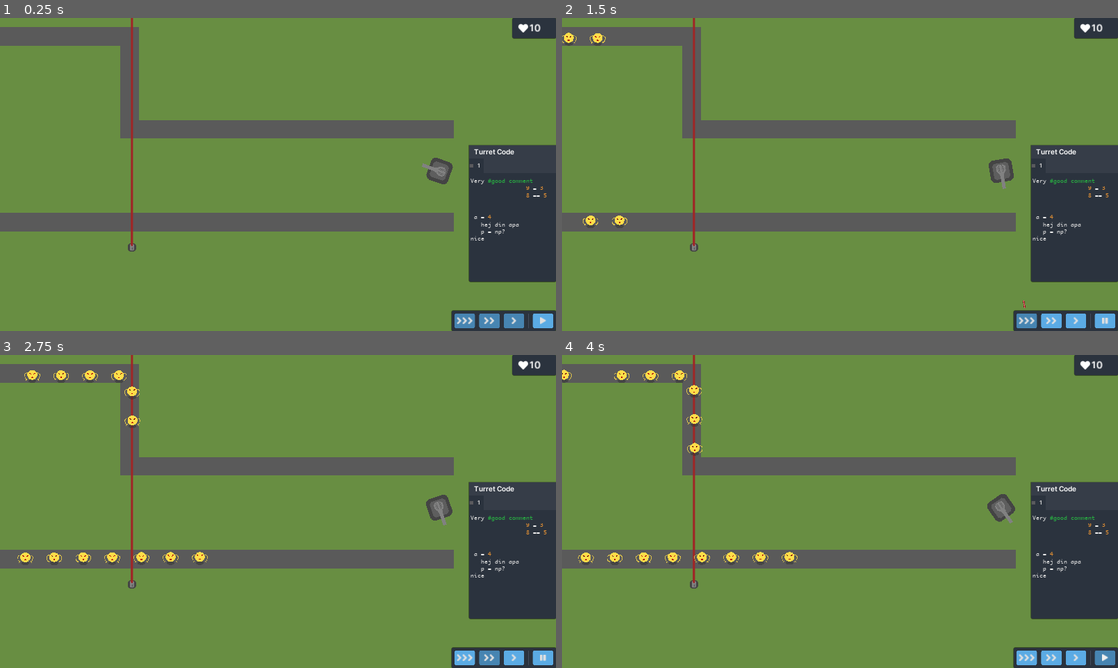
Above: before the commit, frames 1-4 (two rows, left to right).
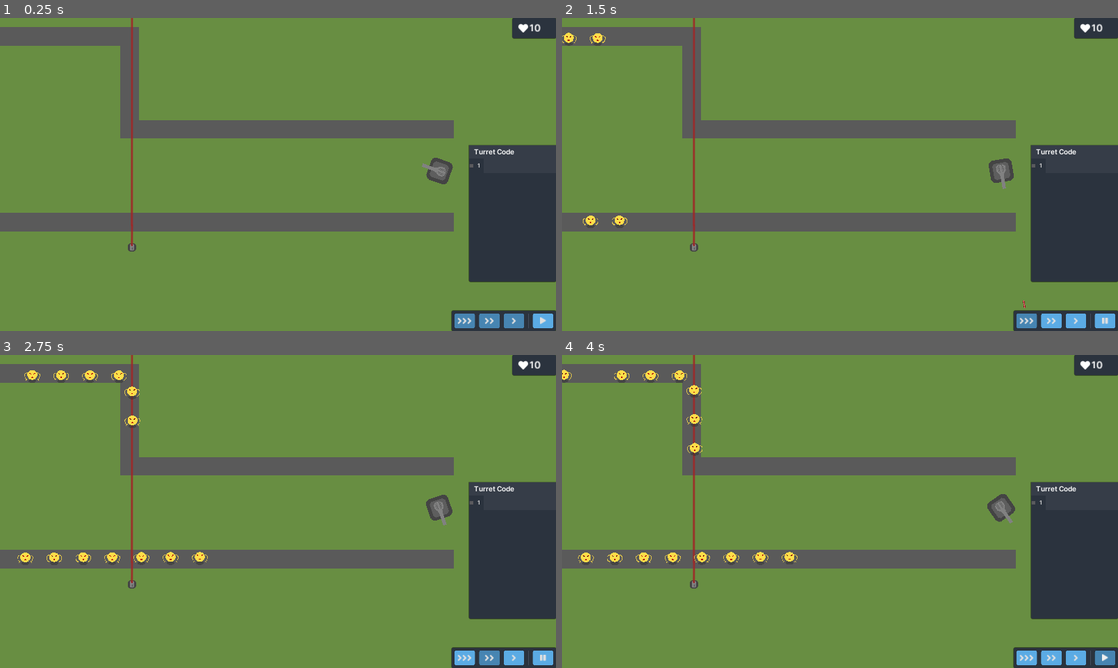
Above: after the commit, the same moments.

Repository: Latiang/tower-defense-godot
Game: Godot game, scene res://objects/Main.tscn
The game is run twice, just before and just after one commit, with the same random seed, the same clock (stepped at 60 frames per second) and the same inputs.
Inputs:
- Up to frame 1 (0.25 s): no input
- Up to frame 2 (1.5 s): click "" at 0.5 s; click "" at 1.25 s
- Up to frame 3 (2.75 s): click "" at 2 s
- Up to frame 4 (4 s): click "" at 2.75 s; click "" at 3.5 s

The runs differ from the first frame. In frame 1, 0.2% of the frame differs, in the area x 23-99%, y 51-98%; in frame 2, 0.2%; in frame 3, 0.2%; in frame 4, 0.2%.

Commit message:
Add save functionality to levels and an autosave system. Also starts work on the main menu

Diff:
--- a/src/assets/GUITheme.tres
+++ b/src/assets/GUITheme.tres
@@ -10,13 +10,21 @@
 corner_radius_bottom_left = 6
 
 [sub_resource type="StyleBoxFlat" id=2]
+bg_color = Color( 0.28, 0.525, 0.7, 1 )
+corner_radius_top_left = 6
+corner_radius_top_right = 6
+corner_radius_bottom_right = 6
+corner_radius_bottom_left = 6
+shadow_size = 2
+
+[sub_resource type="StyleBoxFlat" id=3]
 bg_color = Color( 0.360784, 0.67451, 0.898039, 1 )
 corner_radius_top_left = 6
 corner_radius_top_right = 6
 corner_radius_bottom_right = 6
 corner_radius_bottom_left = 6
 
-[sub_resource type="StyleBoxFlat" id=3]
+[sub_resource type="StyleBoxFlat" id=4]
 bg_color = Color( 0.172549, 0.203922, 0.247059, 1 )
 corner_radius_top_left = 6
 corner_radius_top_right = 6
@@ -46,10 +54,10 @@
 Button/fonts/font = null
 Button/styles/disabled = SubResource( 1 )
 Button/styles/focus = null
-Button/styles/hover = SubResource( 1 )
-Button/styles/normal = SubResource( 2 )
+Button/styles/hover = SubResource( 2 )
+Button/styles/normal = SubResource( 3 )
 Button/styles/pressed = SubResource( 1 )
-Panel/styles/panel = SubResource( 3 )
-PanelContainer/styles/panel = SubResource( 3 )
+Panel/styles/panel = SubResource( 4 )
+PanelContainer/styles/panel = SubResource( 4 )
 VSeparator/constants/separation = 4
-VSeparator/styles/separator = SubResource( 4 )
+VSeparator/styles/separator = SubResource( 5 )
--- a/src/objects/BaseLevel.gd
+++ b/src/objects/BaseLevel.gd
@@ -82,3 +82,10 @@
 				no_enemies_left = (no_enemies_left && len(child.get_children()) == 1)
 		if no_enemies_left:
 			end_wave()
+
+func count_turrets():
+	var count = 0
+	for child in self.get_children():
+		if child.is_in_group("Turret"):
+			count += 1
+	return count
--- a/src/objects/CodeWindow.gd
+++ b/src/objects/CodeWindow.gd
@@ -33,8 +33,10 @@
 		turrets[current_turret_index].update_source($VBoxContainer/MarginContainer/CodeEditor.text)
 
 # Open a code window for this turret, caused by pressing a turret
-func open_code_window(id):
-	save_code_to_turret()
+func open_code_window(id, save_current_open=true):
+	if save_current_open:
+		save_code_to_turret()
+	#print("Code source: ",turrets[id].get_code_source())
 	$VBoxContainer/MarginContainer/CodeEditor.text = turrets[id].get_code_source()
 	current_turret_index = id
 	set_button_highlighting(id)
--- a/src/objects/GUI.tscn
+++ b/src/objects/GUI.tscn
@@ -9,7 +9,7 @@
 [ext_resource path="res://objects/PopupDialogTwoChoices.tscn" type="PackedScene" id=7]
 
 [sub_resource type="DynamicFont" id=1]
-size = 40
+size = 35
 use_filter = true
 font_data = ExtResource( 4 )
 
--- /dev/null
+++ b/src/objects/LevelManager.gd
@@ -0,0 +1,74 @@
+extends Node
+
+var current_level = false
+var current_level_index = 0
+
+export var health = 10
+
+var save_state = load("res://objects/SaveStateClass.gd").new()
+var level_list = ["TestLevel1", "TestLevel2"]
+
+func _ready():
+	$AutoSaveTimer.start()
+	load_level(0)
+
+func _on_AutoSaveTimer_timeout():
+	$GUI/CodeWindow.save_code_to_turret()
+	save_state.save_level_data(current_level, current_level_index, 2)
+	save_state.save_to_file()
+	print("Autosaving level")
+
+# Handle input for debugging purposes
+var level_toggle = false
+func _input(event):
+	var just_pressed = event.is_pressed() and not event.is_echo()
+	if Input.is_key_pressed(KEY_F1) and just_pressed:
+		# Switch between levels with F1
+		_on_GUI_next_level()
+
+# Load a level by name. Connects the required signals and so on
+func load_level(level_index):
+	health = 10
+	current_level_index = level_index
+	var level_name = level_list[level_index]
+	$GUI.reset()
+	$GUI.update_health(health)
+	print("Loading level: %s" % level_name)
+	if current_level:
+		current_level.close()
+	current_level = load("res://levels/%s.tscn" % level_name).instance()
+	add_child(current_level)
+	# Connect the signals needed
+	current_level.connect("open_code_window", self, "_on_Level_open_code_window")
+	current_level.connect("level_complete", self, "_on_Level_level_complete")
+	# Load turret code and such from file
+	save_state.load_level_data(current_level, current_level_index)
+	$GUI/CodeWindow.open_code_window(0, false)
+
+# Start a level wave (start button pressed)
+func _on_GUI_start_wave():
+	if !current_level.wave_started:
+		current_level.start_wave()
+
+# Open a code window for a specific turret, send to GUI
+func _on_Level_open_code_window(turret_id):
+	$GUI/CodeWindow.open_code_window(turret_id)
+
+func _on_Level_level_complete():
+	$GUI.level_won()
+
+func _on_GUI_update_time_scale(new_time_scale):
+	current_level.set_time_scale(new_time_scale)
+
+func _on_Level_base_damage(damage):
+	health -= damage
+	$GUI.update_health(health)
+	if (health <= 0): # Level lost
+		current_level.set_time_scale(0.0001)
+		$GUI.level_lost()
+
+func _on_GUI_restart_level():
+	load_level(current_level_index)
+
+func _on_GUI_next_level():
+	load_level((current_level_index + 1) % len(level_list))
--- /dev/null
+++ b/src/objects/LevelSelectNode.gd
@@ -0,0 +1,38 @@
+tool
+extends PanelContainer
+
+signal pressed()
+
+export var level_number = 1
+export var level_name = ""
+export var level_scene_name = ""
+
+var locked = false
+
+# Called when the node enters the scene tree for the first time.
+func _ready():
+	lock()
+
+func update_children_properties():
+	$HBoxContainer/LevelNumberLabel.text = level_number
+	$HBoxContainer/LevelNameLabel.text = level_number
+
+
+func _on_LevelSelectNode_gui_input(event):
+	if event is InputEventMouseButton and event.pressed and event.button_index == BUTTON_LEFT and !locked:
+		emit_signal("pressed")
+
+func unlock():
+	$HBoxContainer/MarginContainer3/LevelIcon.text = ""
+	locked = false
+	$GreyOutRect.visible = false
+
+func lock():
+	$HBoxContainer/MarginContainer3/LevelIcon.text = ""
+	locked = true
+	$GreyOutRect.visible = true
+
+func completed():
+	$HBoxContainer/MarginContainer3/LevelIcon.text = ""
+	locked = false
+	$GreyOutRect.visible = false
--- /dev/null
+++ b/src/objects/LevelSelectNode.tscn
@@ -0,0 +1,138 @@
+[gd_scene load_steps=13 format=2]
+
+[ext_resource path="res://objects/LevelSelectNode.gd" type="Script" id=1]
+[ext_resource path="res://assets/fonts/Inter-Medium-slnt=0.ttf" type="DynamicFontData" id=2]
+[ext_resource path="res://assets/fonts/fa-solid-900.ttf" type="DynamicFontData" id=3]
+
+[sub_resource type="StyleBoxEmpty" id=1]
+
+[sub_resource type="StyleBoxEmpty" id=2]
+
+[sub_resource type="StyleBoxEmpty" id=3]
+
+[sub_resource type="StyleBoxEmpty" id=4]
+
+[sub_resource type="StyleBoxEmpty" id=5]
+
+[sub_resource type="StyleBoxFlat" id=9]
+bg_color = Color( 0.215686, 0.243137, 0.286275, 1 )
+corner_radius_top_left = 8
+corner_radius_top_right = 8
+corner_radius_bottom_right = 8
+corner_radius_bottom_left = 8
+shadow_size = 3
+anti_aliasing = false
+
+[sub_resource type="DynamicFont" id=6]
+size = 35
+use_filter = true
+font_data = ExtResource( 2 )
+
+[sub_resource type="Theme" id=7]
+default_font = SubResource( 6 )
+Button/colors/font_color = Color( 0.88, 0.88, 0.88, 1 )
+Button/colors/font_color_disabled = Color( 0.9, 0.9, 0.9, 0.2 )
+Button/colors/font_color_hover = Color( 0.94, 0.94, 0.94, 1 )
+Button/colors/font_color_pressed = Color( 1, 1, 1, 1 )
+Button/constants/hseparation = 2
+Button/fonts/font = null
+Button/styles/disabled = SubResource( 1 )
+Button/styles/focus = SubResource( 2 )
+Button/styles/hover = SubResource( 3 )
+Button/styles/normal = SubResource( 4 )
+Button/styles/pressed = SubResource( 5 )
+PanelContainer/styles/panel = SubResource( 9 )
+
+[sub_resource type="DynamicFont" id=8]
+size = 25
+use_filter = true
+font_data = ExtResource( 3 )
+
+[node name="LevelSelectNode" type="PanelContainer"]
+margin_right = 700.0
+margin_bottom = 60.0
+theme = SubResource( 7 )
+script = ExtResource( 1 )
+__meta__ = {
+"_edit_use_anchors_": false
+}
+
+[node name="HBoxContainer" type="HBoxContainer" parent="."]
+margin_right = 700.0
+margin_bottom = 60.0
+__meta__ = {
+"_edit_use_anchors_": false
+}
+
+[node name="MarginContainer3" type="MarginContainer" parent="HBoxContainer"]
+margin_right = 45.0
+margin_bottom = 60.0
+custom_constants/margin_left = 15
+
+[node name="LevelIcon" type="Label" parent="HBoxContainer/MarginContainer3"]
+margin_left = 15.0
+margin_top = 17.0
+margin_right = 45.0
+margin_bottom = 43.0
+rect_min_size = Vector2( 30, 0 )
+custom_fonts/font = SubResource( 8 )
+text = ""
+align = 1
+valign = 1
+
+[node name="MarginContainer" type="MarginContainer" parent="HBoxContainer"]
+margin_left = 49.0
+margin_right = 191.0
+margin_bottom = 60.0
+custom_constants/margin_right = 15
+custom_constants/margin_left = 10
+
+[node name="LevelNumberLabel" type="Label" parent="HBoxContainer/MarginContainer"]
+margin_left = 10.0
+margin_top = 8.0
+margin_right = 127.0
+margin_bottom = 51.0
+text = "Level 1"
+
+[node name="MarginContainer4" type="MarginContainer" parent="HBoxContainer"]
+margin_left = 195.0
+margin_right = 199.0
+margin_bottom = 60.0
+custom_constants/margin_top = 5
+custom_constants/margin_bottom = 5
+
+[node name="VSeparator" type="VSeparator" parent="HBoxContainer/MarginContainer4"]
+margin_top = 5.0
+margin_right = 4.0
+margin_bottom = 55.0
+__meta__ = {
+"_edit_use_anchors_": false
+}
+
+[node name="MarginContainer2" type="MarginContainer" parent="HBoxContainer"]
+margin_left = 203.0
+margin_right = 540.0
+margin_bottom = 60.0
+custom_constants/margin_right = 15
+custom_constants/margin_left = 15
+
+[node name="LevelNameLabel" type="Label" parent="HBoxContainer/MarginContainer2"]
+margin_left = 15.0
+margin_top = 8.0
+margin_right = 322.0
+margin_bottom = 51.0
+text = "Back to the basics"
+
+[node name="LevelPreviewTexture" type="TextureRect" parent="HBoxContainer"]
+margin_left = 544.0
+margin_right = 544.0
+margin_bottom = 60.0
+
+[node name="GreyOutRect" type="ColorRect" parent="."]
+visible = false
+margin_right = 700.0
+margin_bottom = 60.0
+size_flags_horizontal = 3
+size_flags_vertical = 3
+color = Color( 0, 0, 0, 0.2 )
+[connection signal="gui_input" from="." to="." method="_on_LevelSelectNode_gui_input"]
--- /dev/null
+++ b/src/objects/LevelSelectionMenu.gd
@@ -0,0 +1,14 @@
+extends Node
+
+
+# Declare member variables here. Examples:
+# var a = 2
+# var b = "text"
+
+var save_state = {"levels": ["name", status, ["turret1_code", "turret2_code"]]}
+
+# Called when the node enters the scene tree for the first time.
+func _ready():
+	pass # Replace with function body.
+
+func populate_level_buttons(save_state):
--- a/src/objects/Main.gd
+++ b/src/objects/Main.gd
@@ -1,66 +1 @@
 extends Node
-
-var current_level = false
-var current_level_name = ""
-
-var health = 10
-
-func _ready():
-	load_level("TestLevel1")
-
-# Handle input for debugging purposes
-var level_toggle = false
-func _input(event):
-	var just_pressed = event.is_pressed() and not event.is_echo()
-	if Input.is_key_pressed(KEY_F1) and just_pressed:
-		# Switch between two levels on 'C'
-		level_toggle = !level_toggle
-		if level_toggle:
-			load_level("TestLevel2")
-		else:
-			load_level("TestLevel1")
-
-# Load a level by name. Connects the required signals and so on
-func load_level(level_name):
-	health = 10
-	current_level_name = level_name
-	print(current_level_name)
-	$GUI.reset()
-	$GUI.update_health(health)
-	print("Loading level: %s" % level_name)
-	if current_level:
-		current_level.close()
-	current_level = load("res://levels/%s.tscn" % level_name).instance()
-	add_child(current_level)
-	# Connect the signals needed
-	current_level.connect("open_code_window", self, "_on_Level_open_code_window")
-	current_level.connect("level_complete", self, "_on_Level_level_complete")
-	$GUI/CodeWindow.open_code_window(0)
-
-# Start a level wave (start button pressed)
-func _on_GUI_start_wave():
-	if !current_level.wave_started:
-		current_level.start_wave()
-
-# Open a code window for a specific turret, send to GUI
-func _on_Level_open_code_window(turret_id):
-	$GUI/CodeWindow.open_code_window(turret_id)
-
-func _on_Level_level_complete():
-	$GUI.level_won()
-
-func _on_GUI_update_time_scale(new_time_scale):
-	current_level.set_time_scale(new_time_scale)
-
-func _on_Level_base_damage(damage):
-	health -= damage
-	$GUI.update_health(health)
-	if (health <= 0): # Level lost
-		current_level.set_time_scale(0.0001)
-		$GUI.level_lost()
-
-func _on_GUI_restart_level():
-	load_level(current_level_name)
-
-func _on_GUI_next_level():
-	pass
--- a/src/objects/Main.tscn
+++ b/src/objects/Main.tscn
@@ -1,13 +1,21 @@
-[gd_scene load_steps=3 format=2]
+[gd_scene load_steps=4 format=2]
 
 [ext_resource path="res://objects/GUI.tscn" type="PackedScene" id=1]
+[ext_resource path="res://objects/LevelManager.gd" type="Script" id=2]
 [ext_resource path="res://objects/Main.gd" type="Script" id=3]
 
-[node name="LevelManager" type="Node"]
+[node name="Main" type="Node"]
 script = ExtResource( 3 )
 
-[node name="GUI" parent="." instance=ExtResource( 1 )]
-[connection signal="next_level" from="GUI" to="." method="_on_GUI_next_level"]
-[connection signal="restart_level" from="GUI" to="." method="_on_GUI_restart_level"]
-[connection signal="start_wave" from="GUI" to="." method="_on_GUI_start_wave"]
-[connection signal="update_time_scale" from="GUI" to="." method="_on_GUI_update_time_scale"]
+[node name="LevelManager" type="Node" parent="."]
+script = ExtResource( 2 )
+
+[node name="GUI" parent="LevelManager" instance=ExtResource( 1 )]
+
+[node name="AutoSaveTimer" type="Timer" parent="LevelManager"]
+wait_time = 10.0
+[connection signal="next_level" from="LevelManager/GUI" to="LevelManager" method="_on_GUI_next_level"]
+[connection signal="restart_level" from="LevelManager/GUI" to="LevelManager" method="_on_GUI_restart_level"]
+[connection signal="start_wave" from="LevelManager/GUI" to="LevelManager" method="_on_GUI_start_wave"]
+[connection signal="update_time_scale" from="LevelManager/GUI" to="LevelManager" method="_on_GUI_update_time_scale"]
+[connection signal="timeout" from="LevelManager/AutoSaveTimer" to="LevelManager" method="_on_AutoSaveTimer_timeout"]
--- /dev/null
+++ b/src/objects/MainMenu.gd
@@ -0,0 +1,28 @@
+extends CanvasLayer
+
+
+# Declare member variables here. Examples:
+# var a = 2
+# var b = "text"
+
+
+# Called when the node enters the scene tree for the first time.
+func _ready():
+	pass # Replace with function body.
+
+
+# Called every frame. 'delta' is the elapsed time since the previous frame.
+#func _process(delta):
+#	pass
+
+# Open level selection menu
+func _on_PlayButton_pressed():
+	pass # Replace with function body.
+
+
+func _on_SettingsButton_pressed():
+	pass # Replace with function body.
+
+# Exit game
+func _on_ExitButton_pressed():
+	get_tree().quit()
--- /dev/null
+++ b/src/objects/MainMenu.tscn
@@ -0,0 +1,124 @@
+[gd_scene load_steps=12 format=2]
+
+[ext_resource path="res://assets/fonts/Inter-Medium-slnt=0.ttf" type="DynamicFontData" id=1]
+[ext_resource path="res://objects/MainMenu.gd" type="Script" id=2]
+[ext_resource path="res://objects/LevelSelectionMenu.gd" type="Script" id=3]
+
+[sub_resource type="DynamicFont" id=8]
+size = 100
+use_filter = true
+font_data = ExtResource( 1 )
+
+[sub_resource type="StyleBoxEmpty" id=1]
+
+[sub_resource type="StyleBoxEmpty" id=2]
+
+[sub_resource type="StyleBoxEmpty" id=3]
+
+[sub_resource type="StyleBoxEmpty" id=4]
+
+[sub_resource type="StyleBoxEmpty" id=5]
+
+[sub_resource type="DynamicFont" id=6]
+size = 35
+use_filter = true
+font_data = ExtResource( 1 )
+
+[sub_resource type="Theme" id=7]
+default_font = SubResource( 6 )
+Button/colors/font_color = Color( 0.88, 0.88, 0.88, 1 )
+Button/colors/font_color_disabled = Color( 0.9, 0.9, 0.9, 0.2 )
+Button/colors/font_color_hover = Color( 0.94, 0.94, 0.94, 1 )
+Button/colors/font_color_pressed = Color( 1, 1, 1, 1 )
+Button/constants/hseparation = 2
+Button/fonts/font = null
+Button/styles/disabled = SubResource( 1 )
+Button/styles/focus = SubResource( 2 )
+Button/styles/hover = SubResource( 3 )
+Button/styles/normal = SubResource( 4 )
+Button/styles/pressed = SubResource( 5 )
+
+[node name="MainMenu" type="CanvasLayer"]
+script = ExtResource( 2 )
+
+[node name="TitleMenu" type="Node" parent="."]
+
+[node name="MarginContainer2" type="MarginContainer" parent="TitleMenu"]
+anchor_left = 0.5
+anchor_right = 0.5
+margin_left = -380.5
+margin_right = 380.5
+margin_bottom = 172.0
+custom_constants/margin_top = 50
+__meta__ = {
+"_edit_use_anchors_": false
+}
+
+[node name="TitleLabel" type="Label" parent="TitleMenu/MarginContainer2"]
+margin_top = 50.0
+margin_right = 761.0
+margin_bottom = 172.0
+custom_fonts/font = SubResource( 8 )
+text = "Cool Game Title"
+__meta__ = {
+"_edit_use_anchors_": false
+}
+
+[node name="MarginContainer" type="MarginContainer" parent="TitleMenu"]
+anchor_top = 0.5
+anchor_bottom = 0.5
+margin_top = -105.0
+margin_right = 291.0
+margin_bottom = 105.0
+custom_constants/margin_left = 150
+__meta__ = {
+"_edit_use_anchors_": false
+}
+
+[node name="MainOptionsContainer" type="VBoxContainer" parent="TitleMenu/MarginContainer"]
+margin_left = 150.0
+margin_right = 291.0
+margin_bottom = 210.0
+theme = SubResource( 7 )
+custom_constants/separation = 12
+__meta__ = {
+"_edit_use_anchors_": false
+}
+
+[node name="MarginContainer" type="MarginContainer" parent="TitleMenu/MarginContainer/MainOptionsContainer"]
+margin_right = 141.0
+margin_bottom = 43.0
+
+[node name="PlayButton" type="Button" parent="TitleMenu/MarginContainer/MainOptionsContainer/MarginContainer"]
+margin_right = 141.0
+margin_bottom = 43.0
+text = "Play"
+align = 0
+
+[node name="MarginContainer2" type="MarginContainer" parent="TitleMenu/MarginContainer/MainOptionsContainer"]
+margin_top = 55.0
+margin_right = 141.0
+margin_bottom = 98.0
+
+[node name="SettingsButton" type="Button" parent="TitleMenu/MarginContainer/MainOptionsContainer/MarginContainer2"]
+margin_right = 141.0
+margin_bottom = 43.0
+text = "Settings"
+align = 0
+
+[node name="MarginContainer3" type="MarginContainer" parent="TitleMenu/MarginContainer/MainOptionsContainer"]
+margin_top = 110.0
+margin_right = 141.0
+margin_bottom = 153.0
+
+[node name="ExitButton" type="Button" parent="TitleMenu/MarginContainer/MainOptionsContainer/MarginContainer3"]
+margin_right = 141.0
+margin_bottom = 43.0
+text = "Exit"
+align = 0
+
+[node name="LevelSelectionMenu" type="Node" parent="."]
+script = ExtResource( 3 )
+[connection signal="pressed" from="TitleMenu/MarginContainer/MainOptionsContainer/MarginContainer/PlayButton" to="." method="_on_PlayButton_pressed"]
+[connection signal="pressed" from="TitleMenu/MarginContainer/MainOptionsContainer/MarginContainer2/SettingsButton" to="." method="_on_SettingsButton_pressed"]
+[connection signal="pressed" from="TitleMenu/MarginContainer/MainOptionsContainer/MarginContainer3/ExitButton" to="." method="_on_ExitButton_pressed"]
--- /dev/null
+++ b/src/objects/SaveStateClass.gd
@@ -0,0 +1,55 @@
+
+var raw_json = {}
+var file = File.new()
+
+enum LEVEL_STATUS {LOCKED, UNLOCKED, STARTED, COMPLETED}
+
+func _init():
+	reset_save()
+	load_from_file()
+
+# Setup initial state
+func reset_save():
+	load_from_file("initial_save")
+
+func load_from_file(save_name = "save1"):
+	var filename = "saves/%s.json" % save_name
+	if file.file_exists(filename):
+		print("Loading save from file")
+		file.open(filename, File.READ)
+		var text = file.get_as_text()
+		print(text)
+		raw_json = parse_json(text)
+		file.close()
+	else:
+		print("No save file found, using initial save")
+
+func save_to_file(save_name = "save1"):
+	var filename = "saves/%s.json" % save_name
+	print("Saving save to file")
+	file.open(filename, File.WRITE)
+	file.store_line(to_json(raw_json))
+	file.close()
+
+# Save a level state
+func save_level_data(level, level_id, status = LEVEL_STATUS.STARTED):
+	var turret_codes = []
+	turret_codes.resize(level.count_turrets())
+	# Count turrets
+	for child in level.get_children():
+		if child.is_in_group("Turret"):
+			turret_codes[child.id] = child.get_code_source()
+	var updated = raw_json["levels"][level_id]
+	updated["status"] = status
+	updated["turret_code"] = turret_codes
+	#raw_json["levels"][level_name] = {"status": status, "turret_code" : turret_codes}
+
+func load_level_data(level, level_id):
+	for child in level.get_children():
+		if child.is_in_group("Turret"):
+			var code_text = raw_json["levels"][level_id]["turret_code"][child.id]
+			child.update_source(code_text)
+
+# Used for the main menu
+func get_level_states():
+	return raw_json["levels"]
--- a/src/objects/Sensor.tscn
+++ b/src/objects/Sensor.tscn
@@ -26,7 +26,7 @@
 collide_with_bodies = false
 
 [node name="Line2D" type="Line2D" parent="."]
-points = PoolVector2Array( 0, 8, 0, 1000 )
+points = PoolVector2Array( 0, 8, 0, 76.6309, 0, 1000 )
 width = 5.0
-default_color = Color( 0.627451, 0.152941, 0.152941, 1 )
+default_color = Color( 0.627451, 0.152941, 0.152941, 0.705882 )
 antialiased = true
--- /dev/null
+++ b/src/saves/initial_save.json
@@ -0,0 +1,4 @@
+{"levels":[
+{"description":"test","file":"TestLevel1","status":1,"turret_code":[""]},
+{"description":"test2","file":"TestLevel2","status":0,"turret_code":["", ""]}
+]}
Not shown: 3 places in src/assets/GUITheme.tres that only renumber resources
